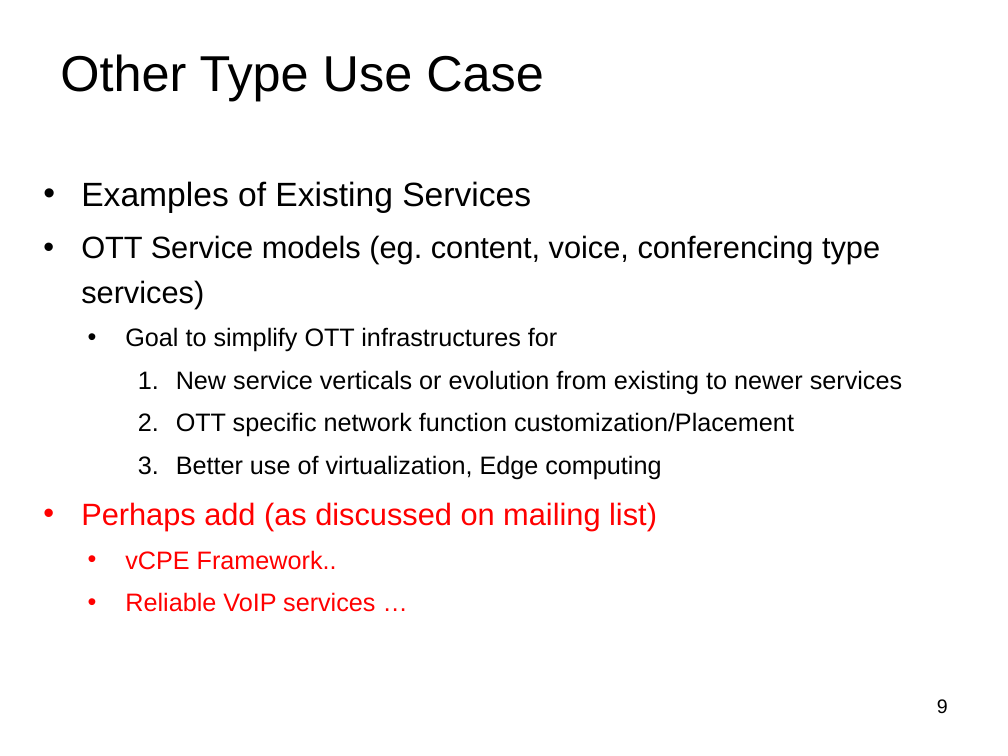
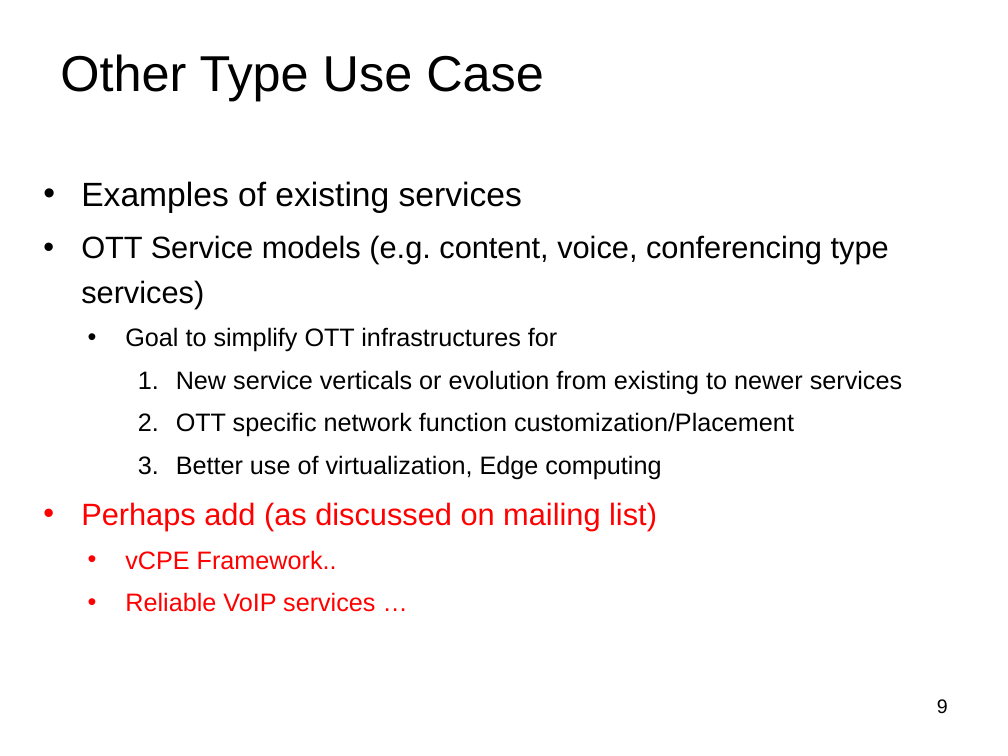
Before and after one commit to netslices/IETF-NetSlices, a slide deck: slide 9 of IETF98_Sidemeeting02/Network Slicing Use Cases_01.ppt. Drawn at 1008x756 pixels with LibreOffice and Linux fonts; fonts in the diff are those of the drawing. Boxes give left, top, right and bottom in pixels: in the first picture for what was removed or moved away, otherwise in the second. Text is boxed around its words. In the diff, an @@ line names an element or a change of style, - is before the commit and + after.

```diff
--- a/IETF98_Sidemeeting02/Network Slicing Use Cases_01.ppt
+++ b/IETF98_Sidemeeting02/Network Slicing Use Cases_01.ppt
@@ text at bbox=[81, 181, 889, 308]: text changed @@
-  • Examples of Existing Services
-  • OTT Service models (eg. content, voice, conferencing type services)
+  • Examples of existing services
+  • OTT Service models (e.g. content, voice, conferencing type services)
```
Also in this commit, not shown: 7 other slides changed.
